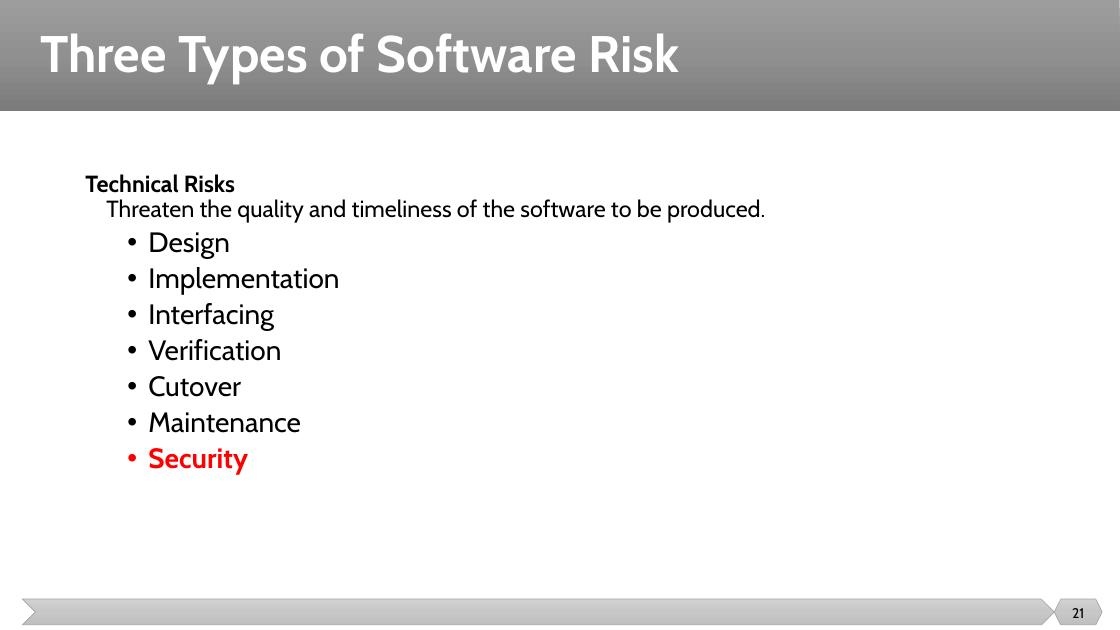
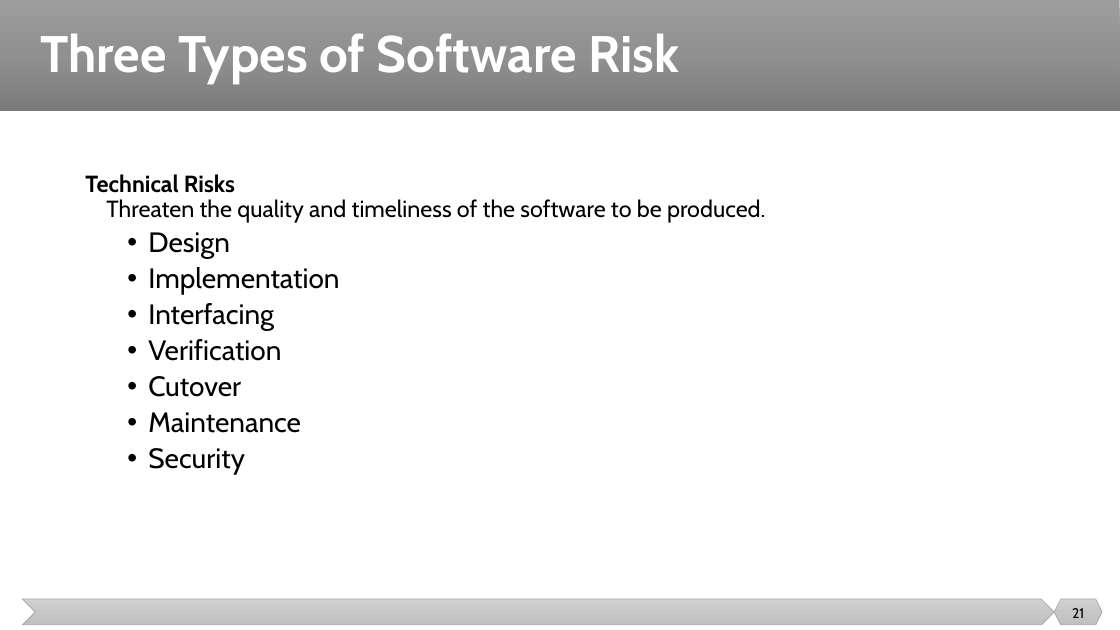
Before and after one commit to malenezi/malenezi, a slide deck: slide 21 of SE423/Lectures/5-Risk Management/Risk Management.pptx. Drawn at 1120x630 pixels with LibreOffice and Linux fonts; fonts in the diff are those of the drawing. Boxes give left, top, right and bottom in pixels: in the first picture for what was removed or moved away, otherwise in the second. Text is boxed around its words. In the diff, an @@ line names an element or a change of style, - is before the commit and + after.

```diff
--- a/SE423/Lectures/5-Risk Management/Risk Management.pptx
+++ b/SE423/Lectures/5-Risk Management/Risk Management.pptx
@@ text at [148, 448, 245, 475]: text colour #FF0000 to #000000, bold off in "Security" @@
```
Also in this commit, not shown: 12 other slides changed, 1 slide removed, 1 other file.
